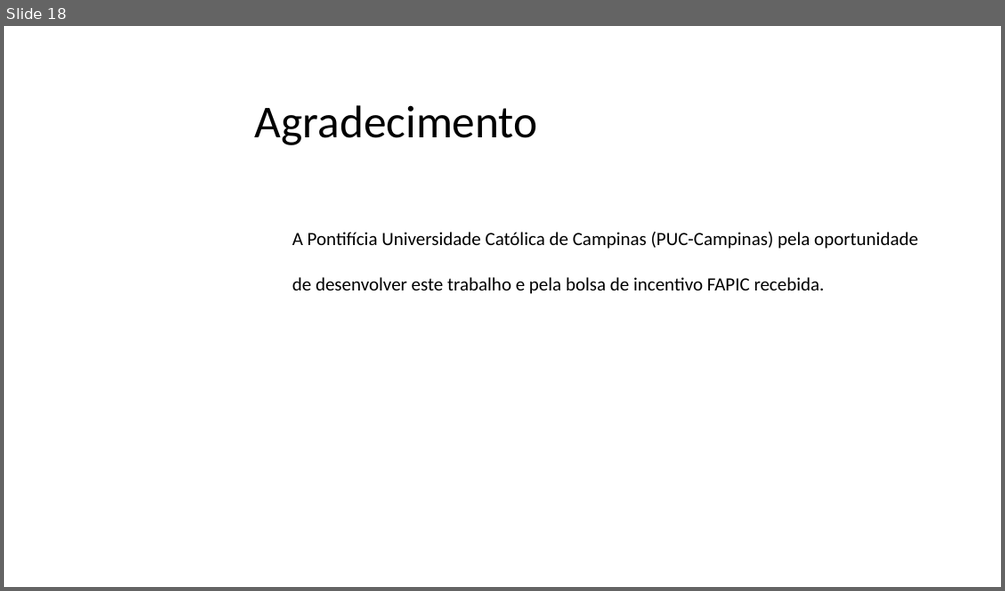
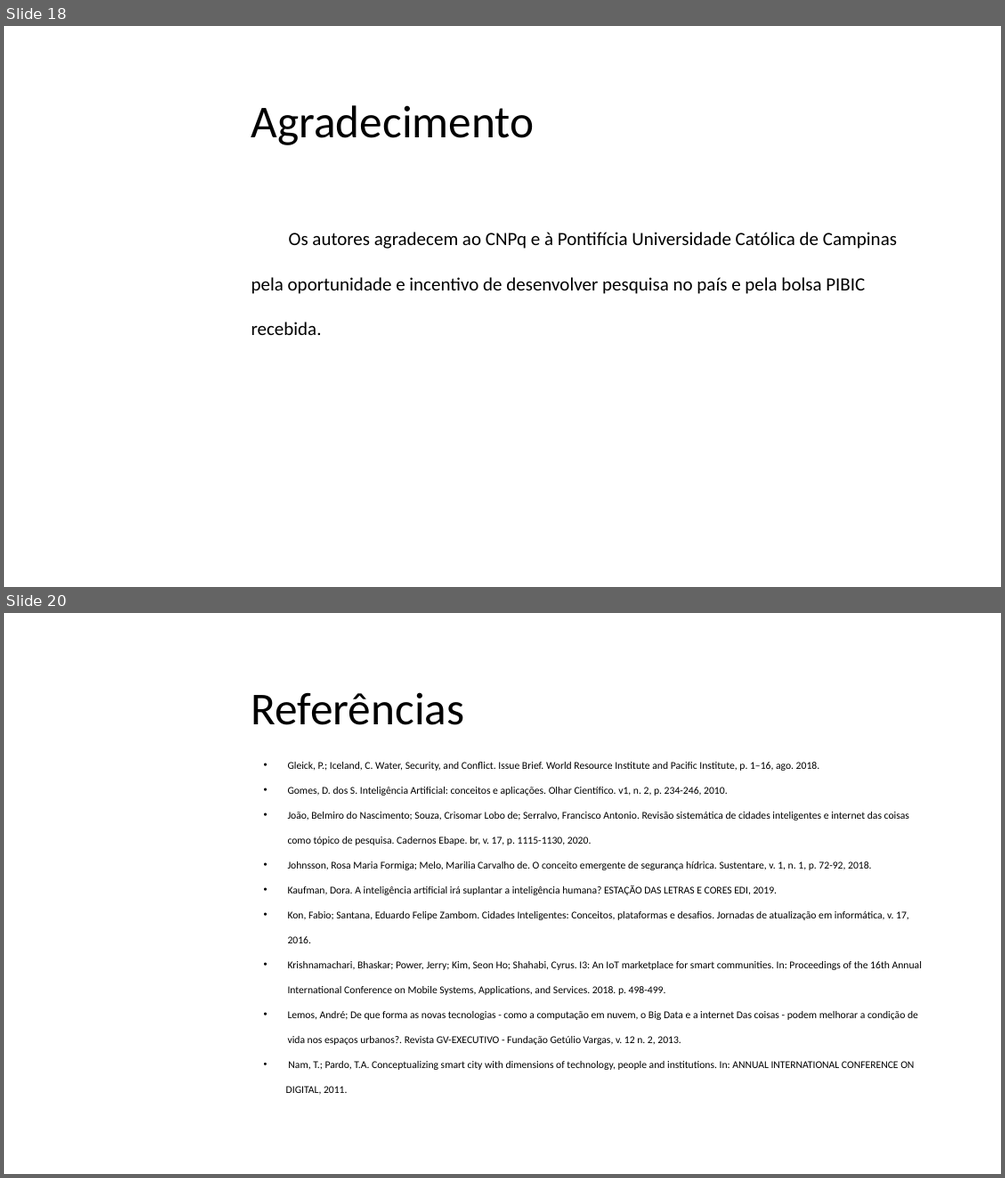
Before and after one commit to emiliobiasi/IniciacaoCientifica, a slide deck: RELATÓRIO FINAL E RESUMO/Emílio-apresentação_IC_IT .pptx. Shown one above the other, each under a label of ours: slide 18 before the commit, slides 18 and 20 after it; the slides between them are not shown. The pictures are 1005x591 and 1005x1178 pixels, drawn with LibreOffice and Linux fonts; fonts in the diff are those of the drawing; background and template pictures are left out. Boxes give left, top, right and bottom in pixels: in the first picture for what was removed or moved away, otherwise in the second. Text is boxed around its words. In the diff, an @@ line names an element or a change of style, - is before the commit and + after.

Commit message:
adicionando versao power point ao inves de keynote

```diff
--- a/RELATÓRIO FINAL E RESUMO/Emílio-apresentação_IC_IT .pptx
+++ b/RELATÓRIO FINAL E RESUMO/Emílio-apresentação_IC_IT .pptx
@@ slide 20 added at (4, 613, 1001, 1174), background picture (left out) @@
@@ title added at (251, 692, 465, 725), 44 pt, text #000000 @@
+Referências
@@ text added at (286, 762, 922, 1094), 10 pt, text #000000 @@
+• Gleick, P.; Iceland, C. Water, Security, and Conflict. Issue Brief. World Resource Institute and Pacific Institute, p. 1–16, ago. 2018.
+• Gomes, D. dos S. Inteligência Artificial: conceitos e aplicações. Olhar Científico. v1, n. 2, p. 234-246, 2010.
+• João, Belmiro do Nascimento; Souza, Crisomar Lobo de; Serralvo, Francisco Antonio. Revisão sistemática de cidades inteligentes e internet das coisas como tópico de pesquisa. Cadernos Ebape. br, v. 17, p. 1115-1130, 2020.
+• Johnsson, Rosa Maria Formiga; Melo, Marilia Carvalho de. O conceito emergente de segurança hídrica. Sustentare, v. 1, n. 1, p. 72-92, 2018.
+• Kaufman, Dora. A inteligência artificial irá suplantar a inteligência humana? ESTAÇÃO DAS LETRAS E CORES EDI, 2019.
+• Kon, Fabio; Santana, Eduardo Felipe Zambom. Cidades Inteligentes: Conceitos, plataformas e desafios. Jornadas de atualização em informática, v. 17, 2016.
+• Krishnamachari, Bhaskar; Power, Jerry; Kim, Seon Ho; Shahabi, Cyrus. I3: An IoT marketplace for smart communities. In: Proceedings of the 16th Annual International Conference on Mobile Systems, Applications, and Services. 2018. p. 498-499.
+• Lemos, André; De que forma as novas tecnologias - como a computação em nuvem, o Big Data e a internet Das coisas - podem melhorar a condição de vida nos espaços urbanos?. Revista GV-EXECUTIVO - Fundação Getúlio Vargas, v. 12 n. 2, 2013.
+• Nam, T.; Pardo, T.A. Conceptualizing smart city with dimensions of technology, people and institutions. In: ANNUAL INTERNATIONAL CONFERENCE ON DIGITAL, 2011.
@@ slide 18 changed as well @@
@@ title "Agradecimento": place and size @@
-title "Agradecimento" at (255, 105, 538, 145)
+title "Agradecimento" at (251, 105, 534, 145)
@@ text at (251, 232, 897, 335): text changed @@
-A Pontifícia Universidade Católica de Campinas (PUC-Campinas) pela oportunidade de desenvolver este trabalho e pela bolsa de incentivo FAPIC recebida.
+Os autores agradecem ao CNPq e à Pontifícia Universidade Católica de Campinas pela oportunidade e incentivo de desenvolver pesquisa no país e pela bolsa PIBIC recebida.
```
Also in this commit, not shown: 6 other slides changed, 14 other slides added, 18 slides removed, 1 other file.
